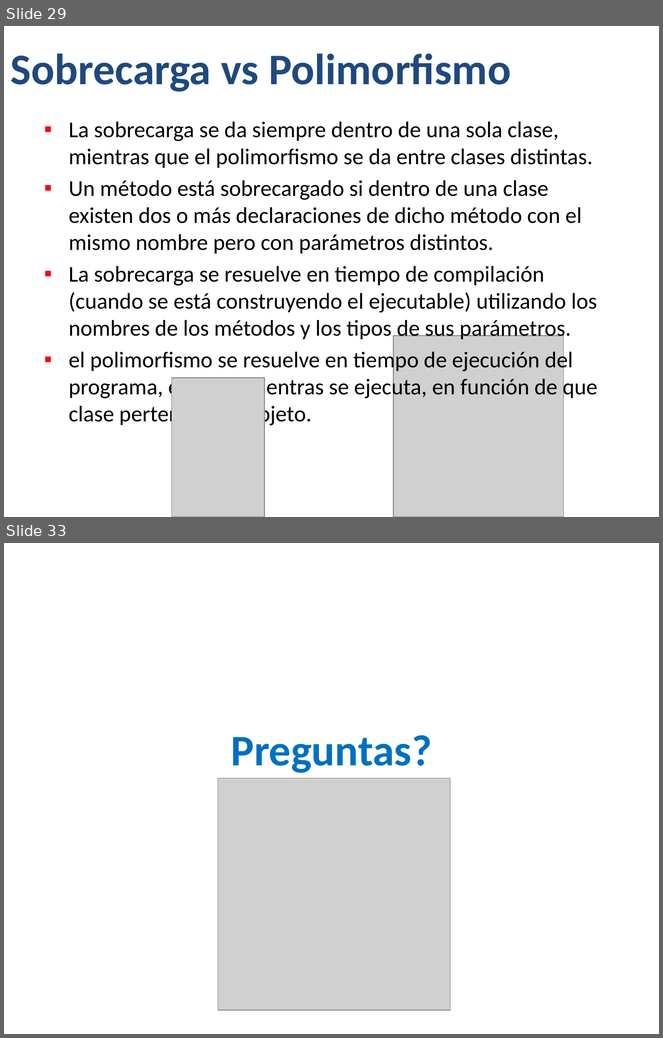
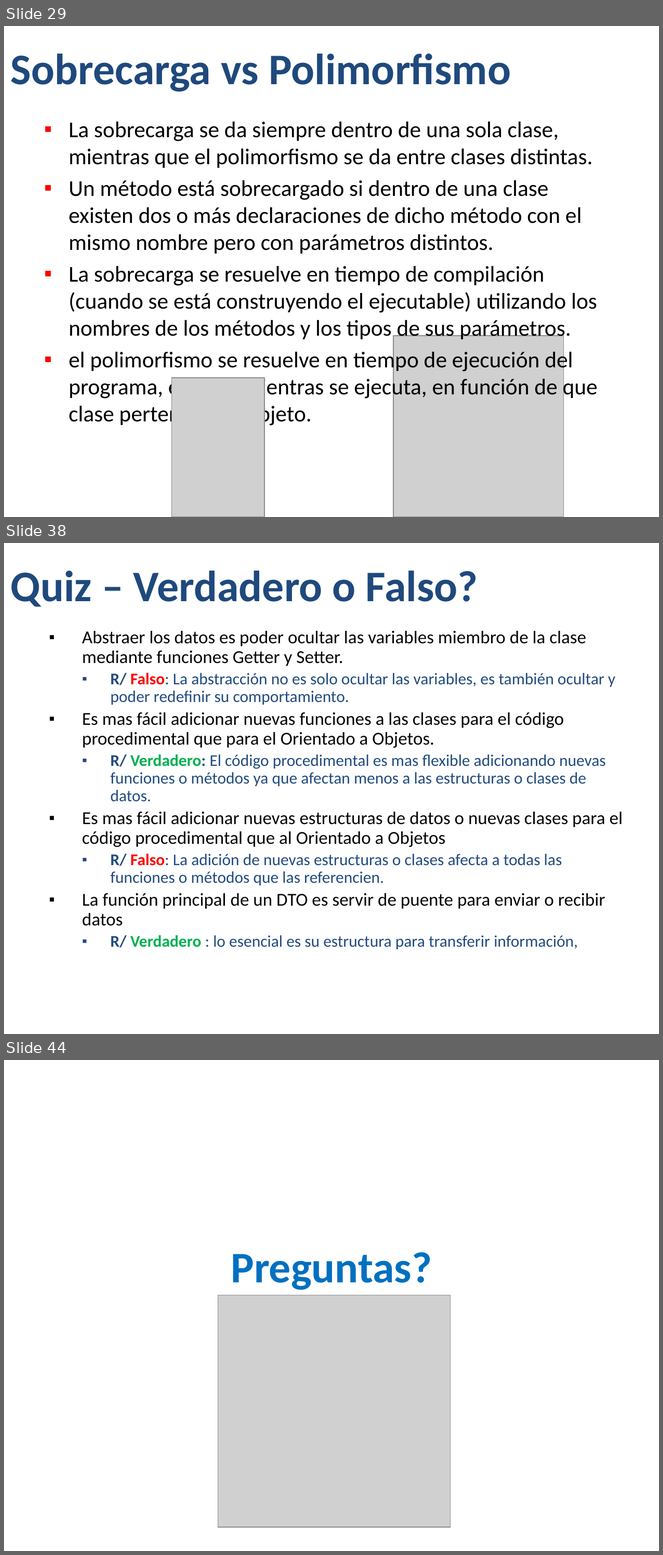
Before and after one commit to Jucer74/BackDevelopment, a slide deck: Classes/BackDev-03-Programación Orientada a Objetos.pptx. Shown one above the other, each under a label of ours: slides 29 and 33 before the commit, slides 29, 38 and 44 after it; the slides between them are not shown. The pictures are 663x1038 and 663x1555 pixels, drawn with LibreOffice and Linux fonts; fonts in the diff are those of the drawing; grey boxes stand for pictures; background and template pictures are left out. Boxes give left, top, right and bottom in pixels: in the first picture for what was removed or moved away, otherwise in the second. Text is boxed around its words. In the diff, an @@ line names an element or a change of style, - is before the commit and + after.

```diff
--- a/Classes/BackDev-03-Programación Orientada a Objetos.pptx
+++ b/Classes/BackDev-03-Programación Orientada a Objetos.pptx
@@ slide 38 added at (x1=4, y1=543, x2=659, y2=1034), background #FFFFFF @@
@@ title added at (x1=11, y1=571, x2=478, y2=607), 48 pt, text #1F497D, bold @@
+Quiz – Verdadero o Falso?
@@ text added at (x1=82, y1=631, x2=623, y2=950), 18 pt, text #000000 @@
+▪ Abstraer los datos es poder ocultar las variables miembro de la clase mediante funciones Getter y Setter.
+  ▪ R/ Falso: La abstracción no es solo ocultar las variables, es también ocultar y poder redefinir su comportamiento.
+▪ Es mas fácil adicionar nuevas funciones a las clases para el código procedimental que para el Orientado a Objetos.
+  ▪ R/ Verdadero: El código procedimental es mas flexible adicionando nuevas funciones o métodos ya que afectan menos a las estructuras o clases de datos.
+▪ Es mas fácil adicionar nuevas estructuras de datos o nuevas clases para el código procedimental que al Orientado a Objetos
+  ▪ R/ Falso: La adición de nuevas estructuras o clases afecta a todas las funciones o métodos que las referencien.
+▪ La función principal de un DTO es servir de puente para enviar o recibir datos
+  ▪ R/ Verdadero : lo esencial es su estructura para transferir información,
@@ what was slide 33 is now slide 44 @@
```
Also in this commit, not shown: 5 slides changed, 10 other slides added, 1 other file.
